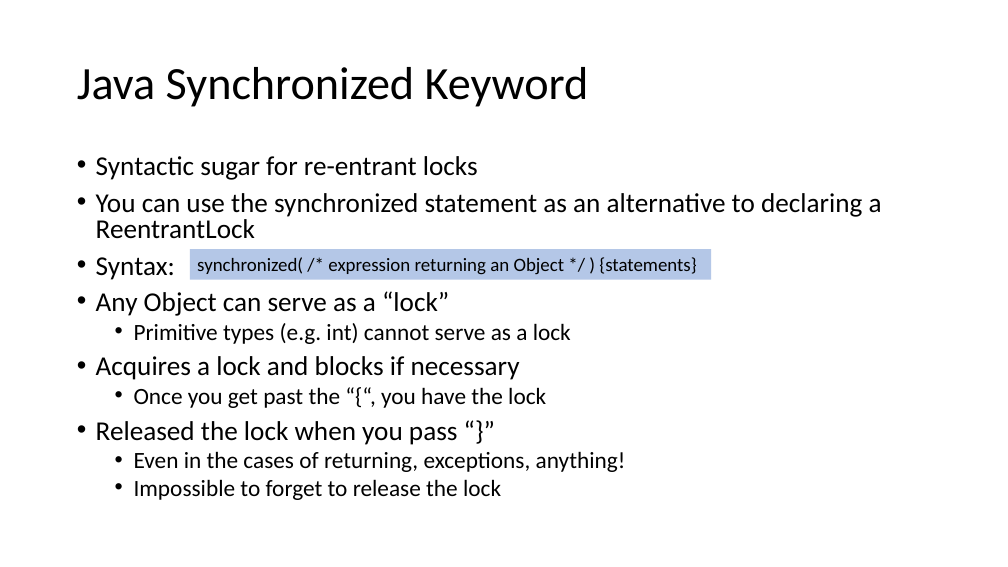
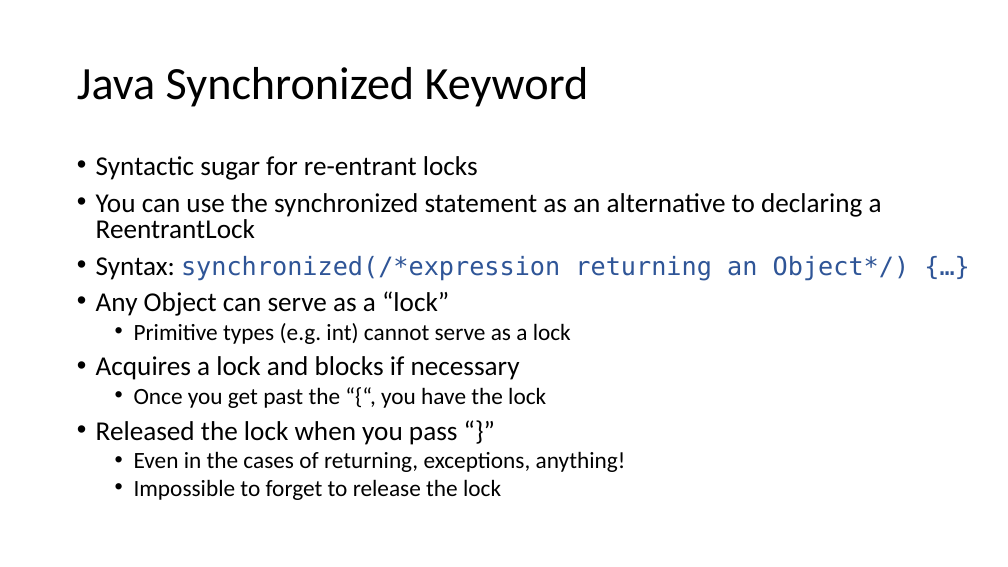
Before and after one commit to natebrunelle/cse332, a slide deck: slide 31 of markdown/files/slides/lecture22_concurrency1_mutualexclusion.pptx. Drawn at 1008x567 pixels with LibreOffice and Linux fonts; fonts in the diff are those of the drawing. Boxes give left, top, right and bottom in pixels: in the first picture for what was removed or moved away, otherwise in the second. Text is boxed around its words. In the diff, an @@ line names an element or a change of style, - is before the commit and + after.

```diff
--- a/markdown/files/slides/lecture22_concurrency1_mutualexclusion.pptx
+++ b/markdown/files/slides/lecture22_concurrency1_mutualexclusion.pptx
@@ text at box(96, 256, 910, 281): text changed; size 25.9 to 24.1 pt; font Calibri to DejaVu Sans Mono; text colour #000000 to #2F5597 @@
-• Syntax:
+• Syntax: synchronized(/*expression returning an Object*/) {…}
@@ rectangle removed at box(190, 249, 712, 279) @@
-synchronized( /* expression returning an Object */ ) {statements}
```
Also in this commit, not shown: 1 other slide changed, 6 other files.
